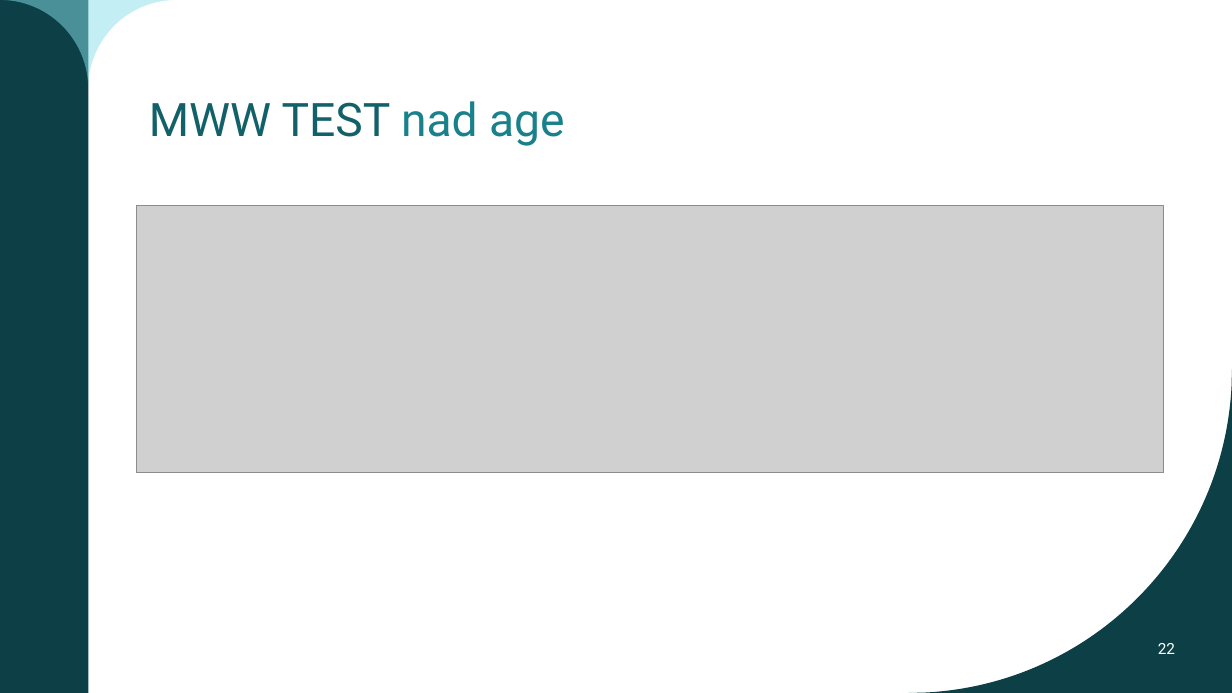
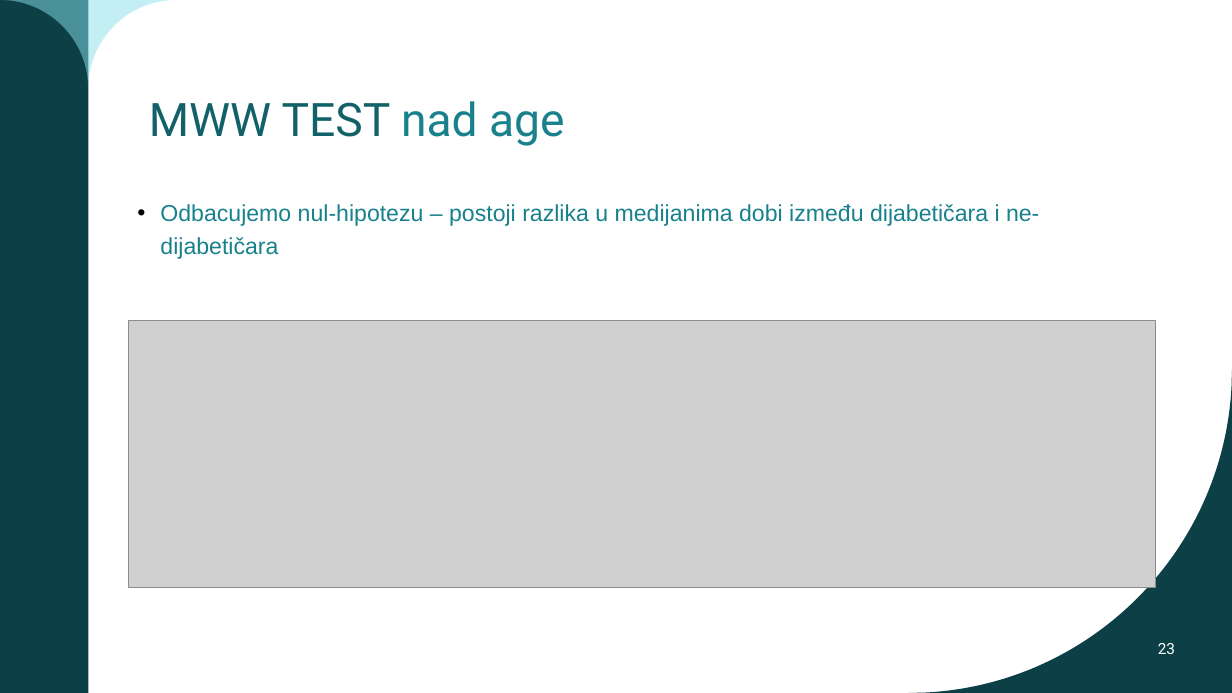
Before and after one commit to jfletcher20/diabetes-health-indicators-analysis, a slide deck: slide 23 of documentation/documentation.pptx (slide 22 before the commit). Drawn at 1232x693 pixels with LibreOffice and Linux fonts; fonts in the diff are those of the drawing; grey boxes stand for pictures; background and template pictures are left out. Boxes give left, top, right and bottom in pixels: in the first picture for what was removed or moved away, otherwise in the second. Text is boxed around its words. In the diff, an @@ line names an element or a change of style, - is before the commit and + after.

```diff
--- a/documentation/documentation.pptx
+++ b/documentation/documentation.pptx
@@ text added at <box>160,204,1039,259</box>, 18 pt, text #18818C @@
+• Odbacujemo nul-hipotezu – postoji razlika u medijanima dobi između dijabetičara i ne-dijabetičara
@@ picture: place and size @@
-picture at <box>137,206,1165,473</box>
+picture at <box>128,321,1156,588</box>
@@ page number at <box>1158,643,1175,654</box>: text changed @@
-22
+23
```
Also in this commit, not shown: 10 other slides changed, 1 slide added.
